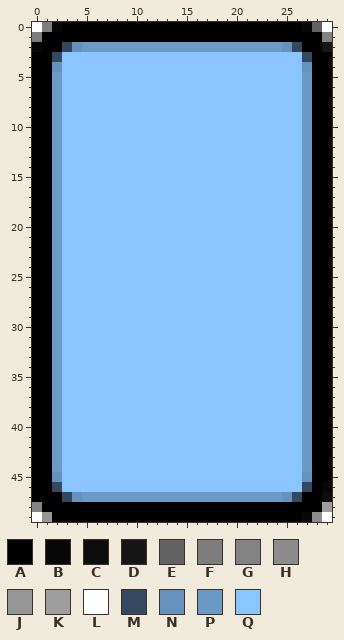
Pixel-art sprite -- assets/player.png. Above is the file before it was changed.
The file is 30x50 pixels. Colours within 5 levels of each other are drawn and written as one.
Palette (. is transparent): A #000000  B #070707  C #0d0d0d  D #161616  E #626262  F #7d7d7d  G #838383  H #8c8c8c  J #969696  K #9d9d9d  L #ffffff  M #34495f  N #6691bc  P #6c9ac7  Q #8bc5ff
Now the later version:
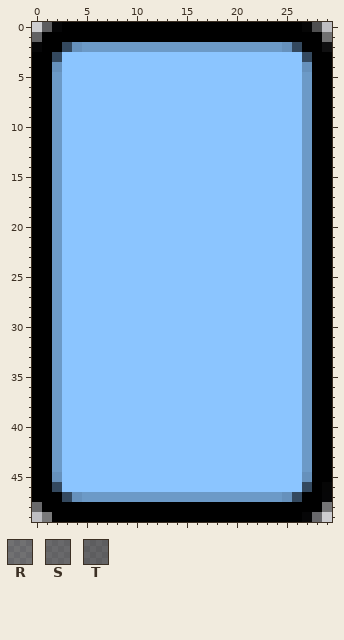
Colours new in this view: R #00000073  S #0000007c  T #00000082
Edits made:
@@ palette @@
-B #070707
+B #000000f7
-D #161616
+D #000000e9
-E #626262
+E #0000009d
-J #969696
+J #00000069
-K #9d9d9d
+K #00000062
@@ x 0..29 @@
- 0 LFBAAAAAAAAAAAAAAAAAAAAAAAABEL
- 1 FAAAAAAAAAAAAAAAAAAAAAAAAAAAAG
+ 0 .TBAAAAAAAAAAAAAAAAAAAAAAAABE.
+ 1 SAAAAAAAAAAAAAAAAAAAAAAAAAAAAR
  2 BAAMNPPPPPPPPPPPPPPPPPPPPNMAAD
@@ x 0..29 @@
 46 AAMQQQQQQQQQQQQQQQQQQQQQQQQMAB
-47 AAAMNPPPPPPPPPPPPPPPPPPPPNMAAC
-48 GAAAAAAAAAAAAAAAAAAAAAAAAAAAAK
-49 LJAAAAAAAAAAAAAAAAAAAAAAAAABHL
+47 AAAMNPPPPPPPPPPPPPPPPPPPPNMAAB
+48 SAAAAAAAAAAAAAAAAAAAAAAAAAAAAK
+49 .JAAAAAAAAAAAAAAAAAAAAAAAAABR.
